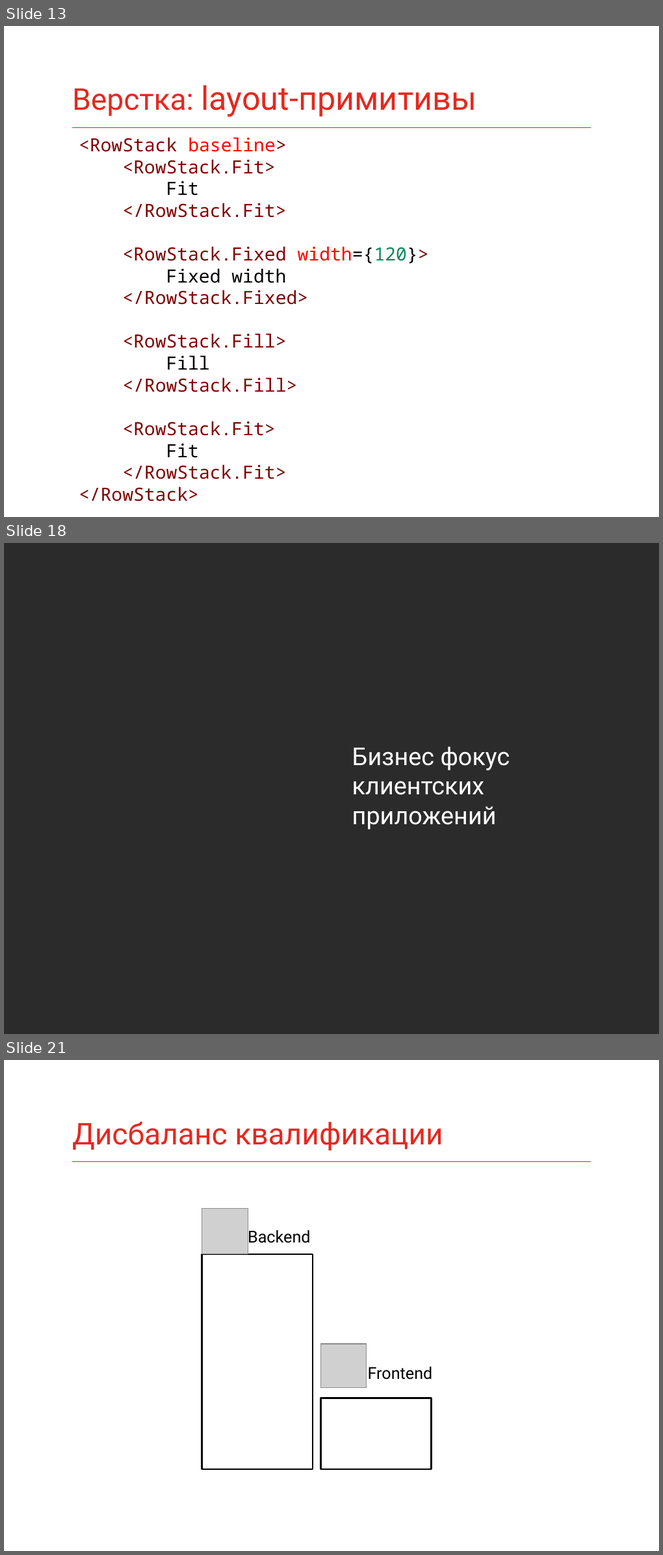
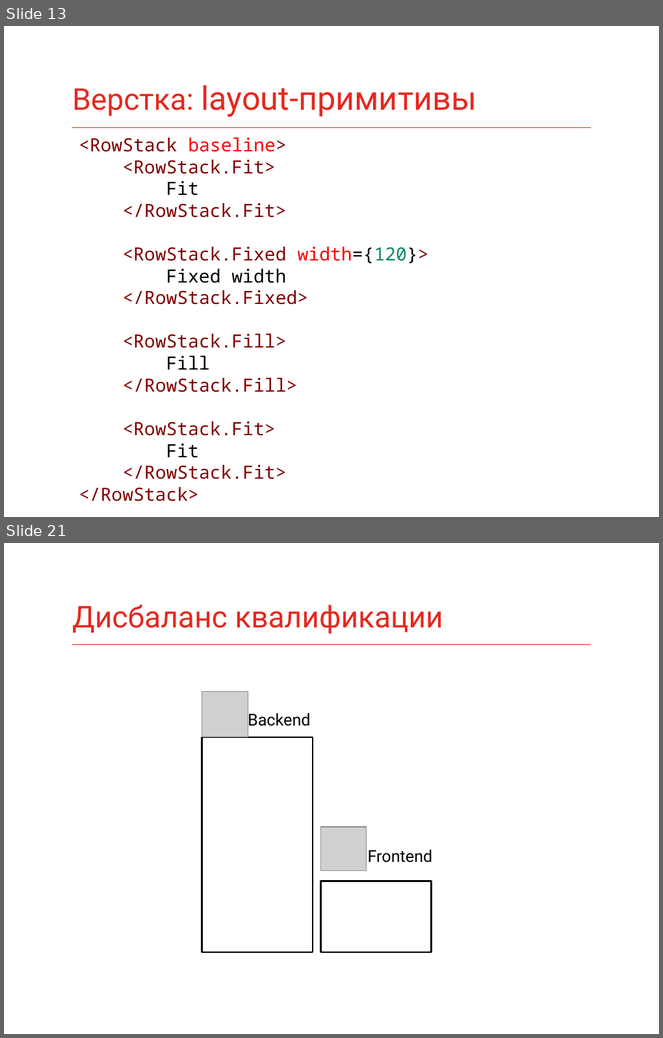
Before and after one commit to fmx1k/konfur-summer-2017-slides, a slide deck: Slides/Backend vs Frontend.pptx. Shown one above the other, each under a label of ours: slides 13, 18 and 21 before the commit, slides 13 and 21 after it; the slides between them are not shown. The pictures are 663x1555 and 663x1038 pixels, drawn with LibreOffice and Linux fonts; fonts in the diff are those of the drawing; grey boxes stand for pictures; background and template pictures are left out; a plain dark background stands for a picture behind light text. Boxes give left, top, right and bottom in pixels: in the first picture for what was removed or moved away, otherwise in the second. Text is boxed around its words. In the diff, an @@ line names an element or a change of style, - is before the commit and + after.

```diff
--- a/Slides/Backend vs Frontend.pptx
+++ b/Slides/Backend vs Frontend.pptx
@@ slide 18 removed at (4,543,659,1034), background picture (left out) @@
@@ title removed at (352,746,510,830) @@
-Бизнес фокус
-клиентских приложений
```
Also in this commit, not shown: 3 slides changed, 5 slides added, 2 other slides removed, 7 other files.
